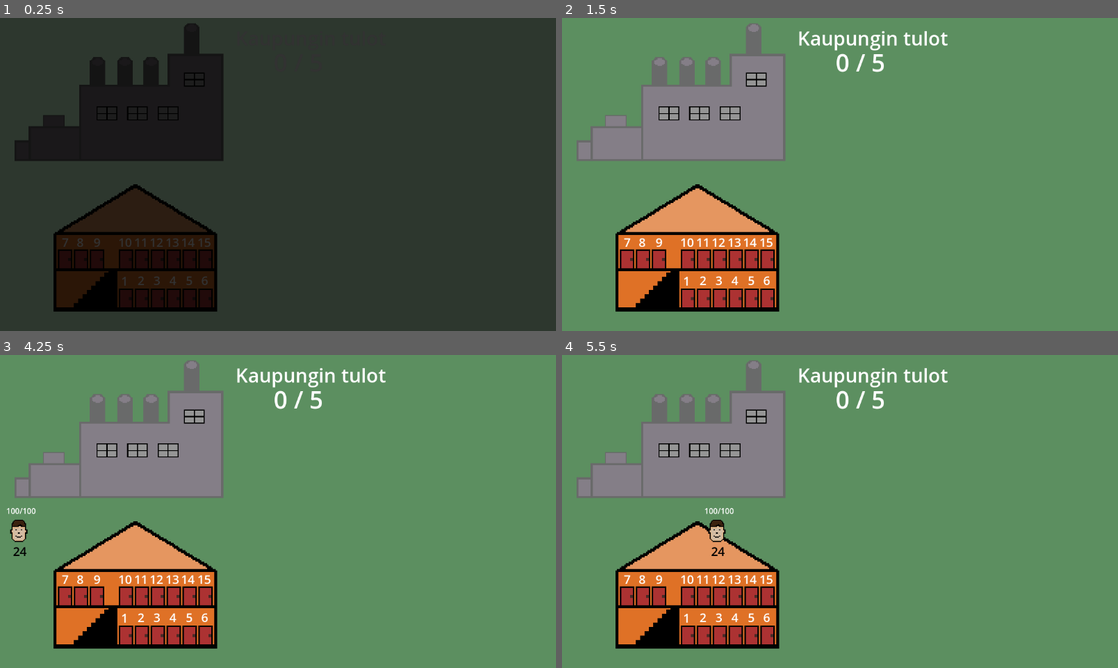
Above: before the commit, frames 1-4 (two rows, left to right).
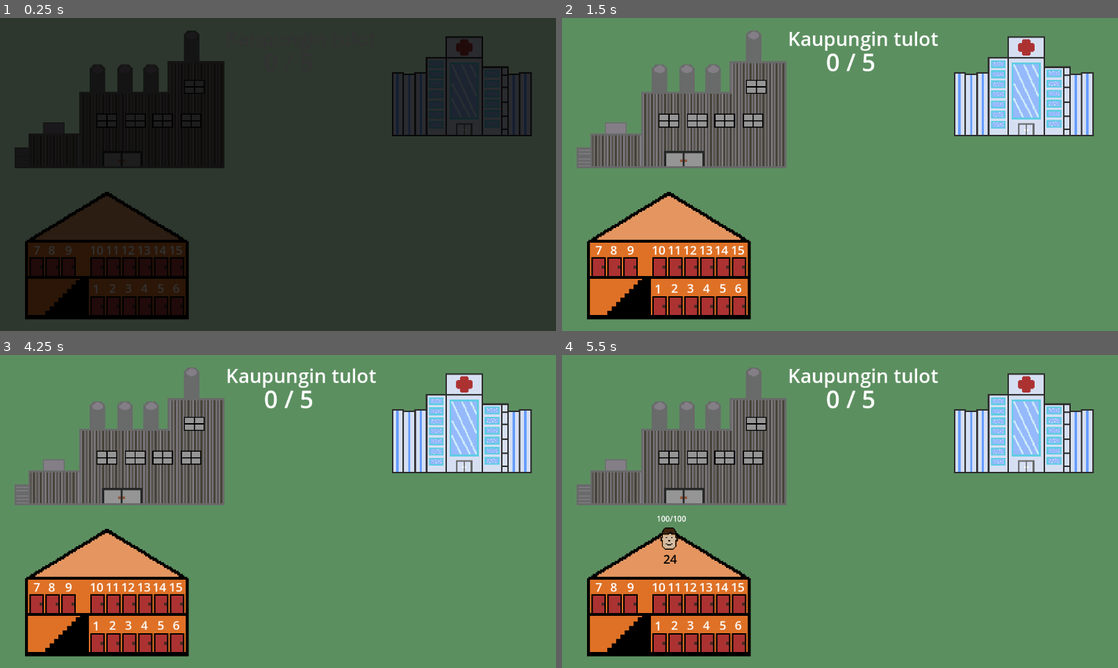
Above: after the commit, the same moments.

Repository: JuJuz1/Life-s-equilibrium
Game: Godot game, scene res://scenes/world.tscn
The game is run twice, just before and just after one commit, with the same random seed, the same clock (stepped at 60 frames per second) and the same inputs.
Inputs (mouse positions are in pixels of both pictures, inside the frame that each line leads up to; where the layout moved, square brackets give the same spot in the first picture):
- Up to frame 1 (0.25 s): no input
- Up to frame 2 (1.5 s): tap Enter at 0.5 s; move the mouse to (962, 158) at 0.52 s; press the mouse at (962, 158) at 0.53 s; move the mouse to (728, 190) at 1.27 s; release the mouse at (728, 190) at 1.28 s; click (728, 190) at 1.35 s
- Up to frame 3 (4.25 s): tap Space at 2, 3.5 s; move the mouse to (333, 442) at 2.02 s; press the mouse at (333, 442) at 2.03 s; tap Enter at 2.75 s; move the mouse to (250, 574) at 2.77 s; release the mouse at (250, 574) at 2.78 s; click (250, 574) at 2.85 s; move the mouse to (444, 558) at 3.52 s; press the mouse at (444, 558) at 3.53 s
- Up to frame 4 (5.5 s): release the mouse at (1006, 558) at 4.25 s; click (578, 530) at 4.27 s; click (617, 536) [662, 530] at 5 s

The runs differ from the first frame. In frame 1, 11% of the frame differs, in the area x 2-96%, y 1-97%; in frame 2, 24%; in frame 3, 24%; in frame 4, 24%.

Commit message:
Factory and hospital sprites

Diff:
--- a/scenes/hospital.tscn
+++ b/scenes/hospital.tscn
@@ -1,13 +1,20 @@
-[gd_scene load_steps=2 format=3 uid="uid://cawh8gfun1sjp"]
+[gd_scene load_steps=4 format=3 uid="uid://cawh8gfun1sjp"]
 
 [ext_resource type="Script" path="res://scripts/hospital.gd" id="1_ejoc2"]
+[ext_resource type="Texture2D" uid="uid://c7ab5hoco6iou" path="res://graphics/hospital.png" id="2_3p2px"]
+
+[sub_resource type="RectangleShape2D" id="RectangleShape2D_8q1r2"]
+size = Vector2(323, 222.5)
 
 [node name="Hospital" type="Area2D"]
-position = Vector2(871, 33)
 script = ExtResource("1_ejoc2")
 
-[node name="CollisionPolygon2D" type="CollisionPolygon2D" parent="."]
-polygon = PackedVector2Array(17, 16, 113, 11, 180, 29, 223, 104, 176, 156, 65, 146, -20, 111, -26, 66, -19, 18)
+[node name="CollisionShape2D" type="CollisionShape2D" parent="."]
+shape = SubResource("RectangleShape2D_8q1r2")
+
+[node name="Sprite2D" type="Sprite2D" parent="."]
+scale = Vector2(1.60426, 1.60426)
+texture = ExtResource("2_3p2px")
 
 [connection signal="area_entered" from="." to="." method="_on_area_entered"]
 [connection signal="area_exited" from="." to="." method="_on_area_exited"]
--- a/scenes/world.tscn
+++ b/scenes/world.tscn
@@ -26,13 +26,13 @@
 texture = SubResource("CanvasTexture_1cqoc")
 
 [node name="Dormitory" parent="." instance=ExtResource("5_8yo4u")]
-position = Vector2(281, 510)
+position = Vector2(222, 526)
 
 [node name="Workplace" parent="." instance=ExtResource("2_hpr3n")]
-position = Vector2(252, 183)
+position = Vector2(252, 198)
 
 [node name="Hospital" parent="." instance=ExtResource("5_nj28b")]
-position = Vector2(881, 56)
+position = Vector2(953, 147)
 
 [node name="RecreationZone" parent="." instance=ExtResource("4_yo5hm")]
 position = Vector2(860, 448)
@@ -48,19 +48,19 @@
 
 [node name="LabelProduction" type="Label" parent="UI"]
 layout_mode = 0
-offset_left = 8.0
-offset_top = -43.0
-offset_right = 112.0
-offset_bottom = 26.0
+offset_left = -12.0
+offset_top = -44.0
+offset_right = 92.0
+offset_bottom = 25.0
 theme_override_font_sizes/font_size = 50
 text = "0 / 5"
 
 [node name="LabelProductionInfo" type="Label" parent="UI"]
 layout_mode = 0
-offset_left = -71.0
-offset_top = -86.0
-offset_right = 321.0
-offset_bottom = -17.0
+offset_left = -91.0
+offset_top = -85.0
+offset_right = 301.0
+offset_bottom = -16.0
 theme_override_font_sizes/font_size = 40
 text = "Kaupungin tulot"
 
@@ -120,7 +120,7 @@
 texture = ExtResource("8_awgej")
 
 [node name="CharacterSpawn" type="Marker2D" parent="."]
-position = Vector2(-119, 363)
+position = Vector2(-179, 379)
 
 [node name="TimerRestart" type="Timer" parent="."]
 wait_time = 60.0
--- a/scripts/character.gd
+++ b/scripts/character.gd
@@ -109,7 +109,7 @@
 	var tween: Tween = create_tween().set_ease(Tween.EASE_IN_OUT).set_trans(Tween.TRANS_LINEAR)
 	# TODO: tweak
 	# Audio
-	tween.tween_property(self, "position:x", position.x + randi_range(400, 470), 2)
+	tween.tween_property(self, "position:x", position.x + randi_range(400, 450), 2)
 	tween.tween_property(self, "position:y", position.y + randi_range(140, 200), 1)
 	tween.finished.connect(func() -> void:
 		await get_tree().create_timer(1).timeout
Binary file changed: graphics/factory.aseprite
Binary file changed: graphics/factory.png
Binary file added: graphics/hospital.aseprite
Binary file added: graphics/hospital.png
Not shown, added: graphics/hospital.png.import
